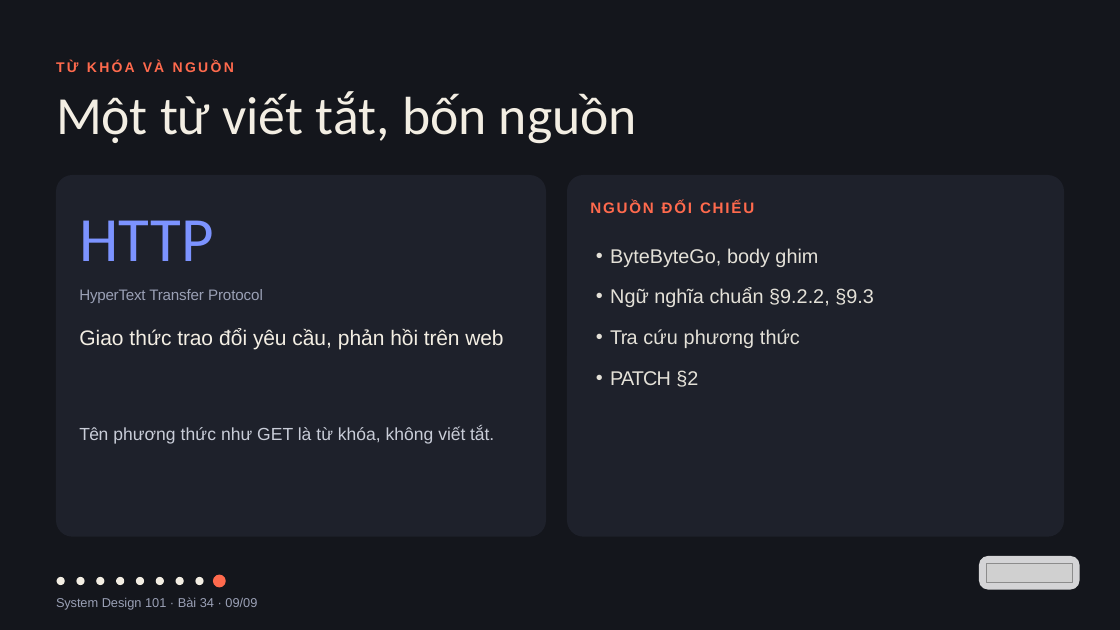
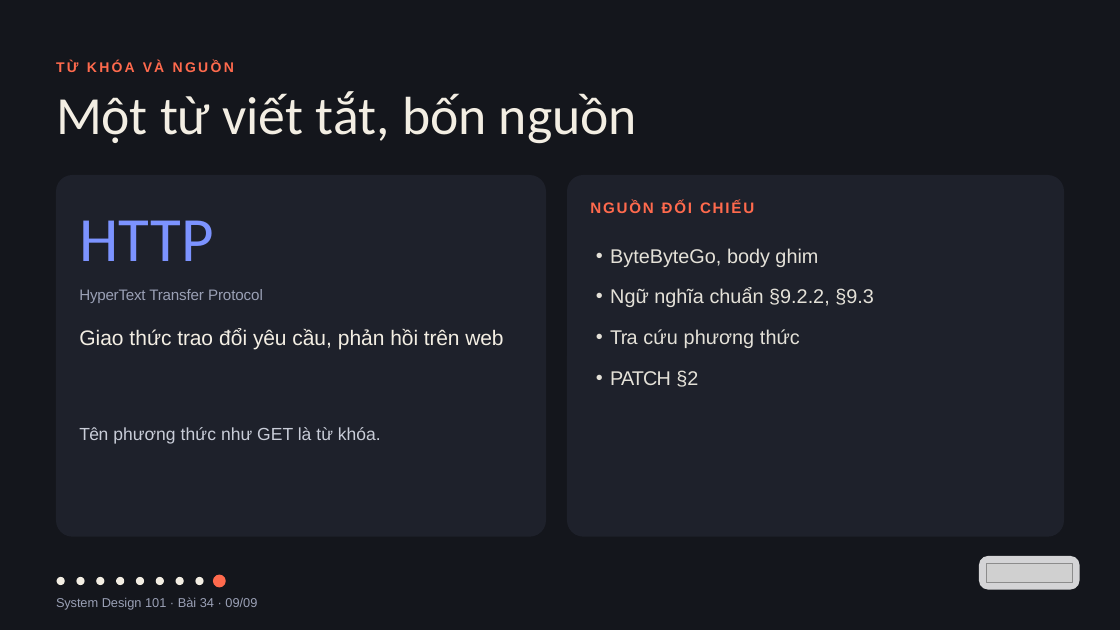
Before and after one commit to vohoailinh90/tool-marketing-studio, a slide deck: slide 9 of system-design-101/vi/lessons/sd-01-034/slides/sd-01-034.pptx. Drawn at 1120x630 pixels with LibreOffice and Linux fonts; fonts in the diff are those of the drawing; grey boxes stand for pictures. Boxes give left, top, right and bottom in pixels: in the first picture for what was removed or moved away, otherwise in the second. Text is boxed around its words. In the diff, an @@ line names an element or a change of style, - is before the commit and + after.

```diff
--- a/system-design-101/vi/lessons/sd-01-034/slides/sd-01-034.pptx
+++ b/system-design-101/vi/lessons/sd-01-034/slides/sd-01-034.pptx
@@ text at (x1=79, y1=427, x2=381, y2=444): text changed @@
-Tên phương thức như GET là từ khóa, không viết tắt.
+Tên phương thức như GET là từ khóa.
```
Also in this commit, not shown: 1 other file.
